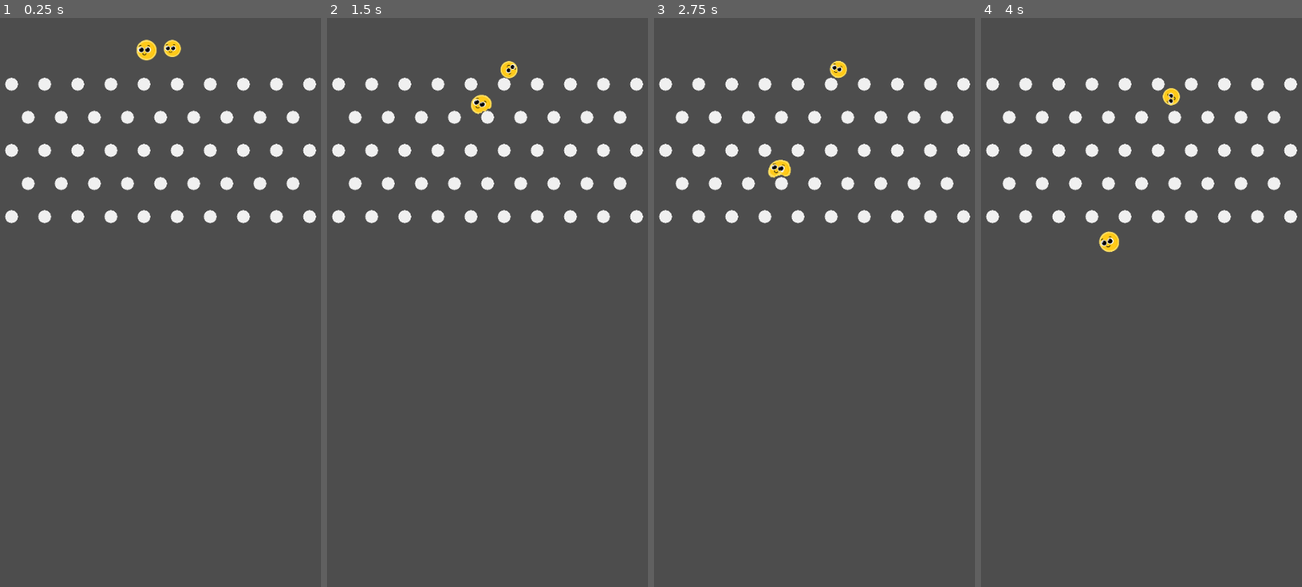
Above: before the commit, frames 1-4 (left to right).
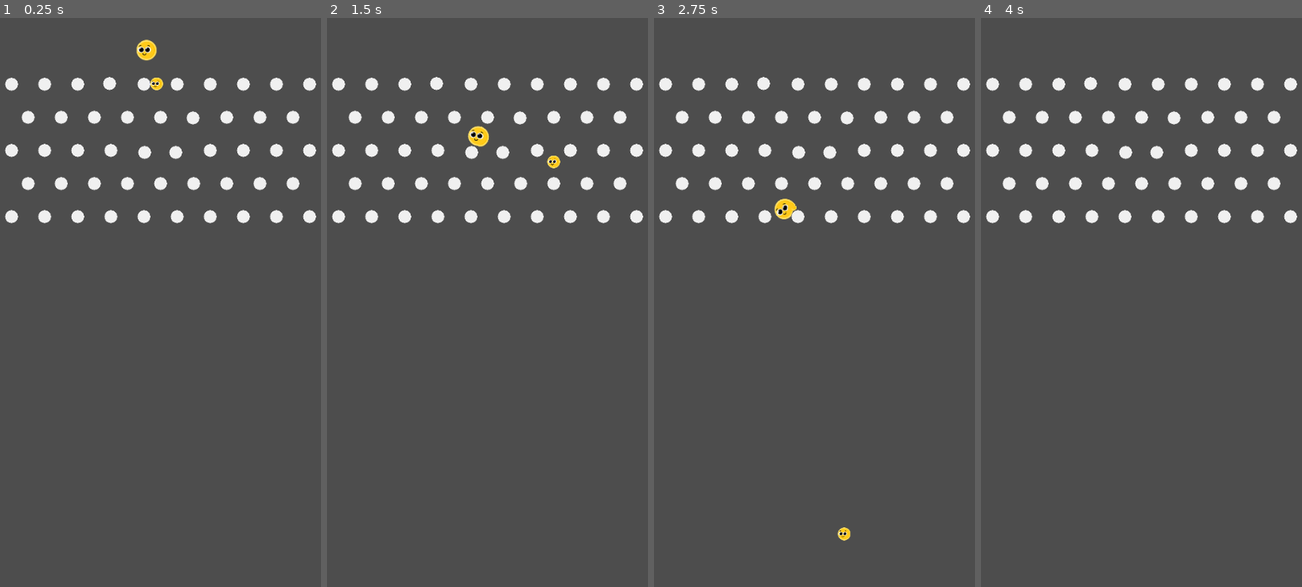
Above: after the commit, the same moments.

Repository: Khryptic/Team-Horseradish
Game: Godot game, scene res://scenes/main_scene.tscn
Two runs of this game, one before a commit and one after it. Both use one fixed random seed, a clock stepped at 60 frames per second and the inputs below.
Inputs (mouse positions are in pixels of both pictures, inside the frame that each line leads up to):
- Up to frame 1 (0.25 s): no input
- Up to frame 2 (1.5 s): tap Enter (ui_accept) at 0.5, 0.77 s; move the mouse to (567, 302) at 0.52 s; hold Right (ui_right) from 0.53 s (still down); click (567, 302) at 0.67 s; move the mouse to (416, 365) at 1.27 s
- Up to frame 3 (2.75 s): tap Enter (ui_accept) at 1.52 s; move the mouse to (849, 194) at 2.02 s; release Right (ui_right) at 2.03 s; hold Left (ui_left) from 2.03 s (still down)
- Up to frame 4 (4 s): move the mouse to (1122, 461) at 2.77 s; release Left (ui_left) at 2.78 s; hold Right (ui_right) from 2.78 s (still down); click (1122, 461) at 2.92 s; tap Enter (ui_accept) at 3.02, 3.77 s; move the mouse to (1247, 433) at 3.52 s

The runs differ from the first frame. In frame 1, 0.3% of the frame differs, in the area x 32-63%, y 3-25%; in frame 2, 0.7%; in frame 3, 0.7%, in the area x 32-63%, y 7-92%; in frame 4, 0.5%.

Commit message:
Converted the rigidbody bounding ball to a characterbody with custom physics

Diff:
--- /dev/null
+++ b/scenes/bounce_ball.gd
@@ -0,0 +1,16 @@
+extends CharacterBody2D
+
+var speed = 100.0
+
+func _ready():
+	velocity = Vector2(0, 100).normalized() * speed
+
+func _physics_process(delta: float) -> void:
+
+	# Bounce ball if it collides with anything, losing a little momentum
+	var collision = move_and_collide(velocity * delta)
+	if collision:
+		velocity = velocity.bounce(collision.get_normal()) * 0.9
+
+	# Add constant gravity
+	velocity += Vector2(0, 45)
--- a/scenes/bounce_ball.tscn
+++ b/scenes/bounce_ball.tscn
@@ -1,26 +1,25 @@
 [gd_scene load_steps=4 format=3 uid="uid://dgbmfdltn82fg"]
 
 [ext_resource type="Texture2D" uid="uid://bes0x54t2wx71" path="res://assets/temp_ball.png" id="1_jt1pw"]
-
-[sub_resource type="PhysicsMaterial" id="PhysicsMaterial_on523"]
-friction = 0.3
-bounce = 1.25
+[ext_resource type="Script" path="res://scenes/bounce_ball.gd" id="1_n45rm"]
 
 [sub_resource type="CircleShape2D" id="CircleShape2D_nmq3o"]
 radius = 32.0156
 
-[node name="BounceBall" type="RigidBody2D"]
-physics_material_override = SubResource("PhysicsMaterial_on523")
+[node name="BounceBall" type="CharacterBody2D"]
+motion_mode = 1
+script = ExtResource("1_n45rm")
 
 [node name="CollisionShape2D" type="CollisionShape2D" parent="."]
 position = Vector2(2.38419e-07, 4.76837e-07)
-scale = Vector2(0.4, 0.4)
+scale = Vector2(0.3, 0.3)
 shape = SubResource("CircleShape2D_nmq3o")
 
 [node name="TextureRect" type="TextureRect" parent="."]
-offset_left = -13.0
-offset_top = -13.0
-offset_right = 51.0
-offset_bottom = 51.0
-scale = Vector2(0.4, 0.4)
+offset_left = -10.0
+offset_top = -10.0
+offset_right = 54.0
+offset_bottom = 54.0
+scale = Vector2(0.3, 0.3)
 texture = ExtResource("1_jt1pw")
+metadata/_edit_use_anchors_ = true
--- a/scenes/main_scene.tscn
+++ b/scenes/main_scene.tscn
@@ -20,7 +20,7 @@
 position = Vector2(145, 100)
 
 [node name="Peg4" parent="Pegs/Row" instance=ExtResource("1_28fwh")]
-position = Vector2(195, 100)
+position = Vector2(193, 99)
 
 [node name="Peg5" parent="Pegs/Row" instance=ExtResource("1_28fwh")]
 position = Vector2(245, 100)
@@ -55,10 +55,10 @@
 position = Vector2(195, 200)
 
 [node name="Peg5" parent="Pegs/Row2" instance=ExtResource("1_28fwh")]
-position = Vector2(245, 200)
+position = Vector2(319, 151)
 
 [node name="Peg6" parent="Pegs/Row2" instance=ExtResource("1_28fwh")]
-position = Vector2(295, 200)
+position = Vector2(293, 203)
 
 [node name="Peg7" parent="Pegs/Row2" instance=ExtResource("1_28fwh")]
 position = Vector2(345, 200)
@@ -122,7 +122,7 @@
 position = Vector2(270, 150)
 
 [node name="Peg6" parent="Pegs/Row4" instance=ExtResource("1_28fwh")]
-position = Vector2(320, 150)
+position = Vector2(246, 203)
 
 [node name="Peg7" parent="Pegs/Row4" instance=ExtResource("1_28fwh")]
 position = Vector2(370, 150)
@@ -167,5 +167,7 @@
 scale = Vector2(0.679996, 0.679996)
 
 [node name="BounceBall" parent="." instance=ExtResource("3_j3r7q")]
-position = Vector2(288, 18)
-gravity_scale = 1.0
+position = Vector2(278, 16)
+
+[node name="CollisionPolygon2D" type="CollisionPolygon2D" parent="."]
+polygon = PackedVector2Array(-2, -7, -1, 959, 542, 958, 541, -9)
